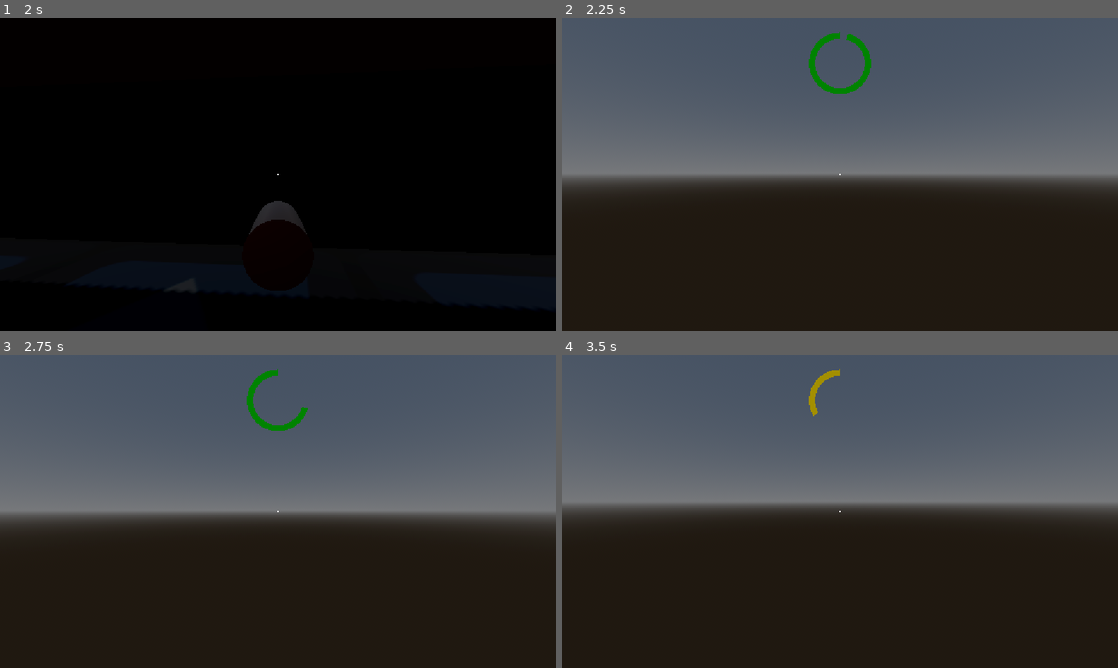
Above: before the commit, frames 1-4 (two rows, left to right).
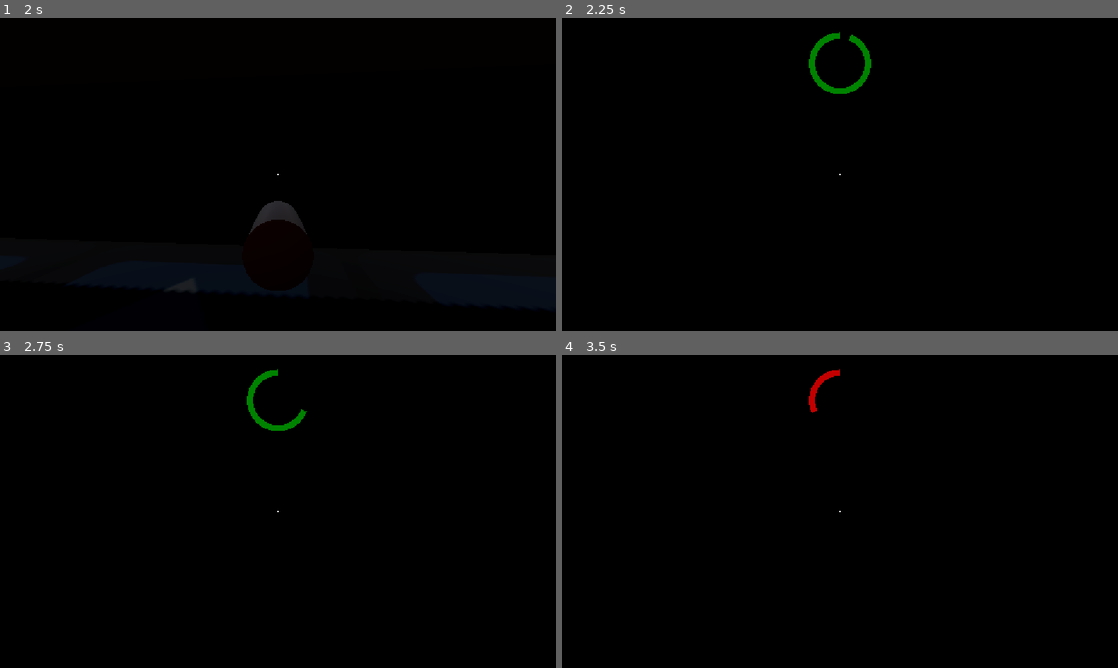
Above: after the commit, the same moments.

Repository: tmrupp/LD60
Game: Godot game, scene res://scenes/fps_test.tscn
The game is run twice, just before and just after one commit, with the same random seed, the same clock (stepped at 60 frames per second) and the same inputs. The engine's default icon, where the game draws it, is replaced by a stand-in: a white triangle on a blue panel in a dark square.
Inputs (mouse positions are in pixels of both pictures, inside the frame that each line leads up to):
- Up to frame 1 (2 s): tap Enter at 0.5 s; move the mouse to (305, 174) at 0.52 s; hold R (recall, bound only after the commit) 0.53-1.28 s; hold W (forward) from 0.53 s (still down); tap Space (jump) at 0.77, 1.52 s; move the mouse to (250, 174) at 1.27 s; click (250, 174) at 1.35 s; tap R (recall, bound only after the commit) at 1.55 s
- Up to frame 2 (2.25 s): keep holding W (forward); move the mouse to (851, 168) at 2.02 s; hold R (recall, bound only after the commit) from 2.03 s (still down)
- Up to frame 3 (2.75 s): keep holding W (forward); keep holding R (recall, bound only after the commit)
- Up to frame 4 (3.5 s): keep holding W (forward); move the mouse to (834, 517) at 2.77 s; release R (recall, bound only after the commit) at 2.78 s; tap R (recall, bound only after the commit) at 2.85 s; tap Space (jump) at 3.02 s

Frame 1 is identical in both runs. In frame 2, 99% of the frame differs, in the area x 0-100%, y 0-100%; in frame 3, 100%; in frame 4, 100%.

Commit message:
change bullet to use raycast

Diff:
--- a/project.godot
+++ b/project.godot
@@ -52,6 +52,11 @@
 "events": [Object(InputEventMouseButton,"resource_local_to_scene":false,"resource_name":"","device":-1,"window_id":0,"a …(258 unchanged characters)…
 ]
 }
+recall={
+"deadzone": 0.2,
+"events": [Object(InputEventKey,"resource_local_to_scene":false,"resource_name":"","device":-1,"window_id":0,"alt_pressed":false,"shift_pressed":false,"ctrl_pressed":false,"meta_pressed":false,"pressed":false,"keycode":0,"physical_keycode":82,"key_label":0,"unicode":114,"location":0,"echo":false,"script":null)
+]
+}
 
 [physics]
 
--- a/scenes/bullet.tscn
+++ b/scenes/bullet.tscn
@@ -14,10 +14,6 @@
 bottom_radius = 0.025
 height = 0.1
 
-[sub_resource type="CylinderShape3D" id="CylinderShape3D_eav63"]
-height = 0.1
-radius = 0.025
-
 [node name="Bullet" type="Node3D" unique_id=108419687]
 script = ExtResource("1_mkf8s")
 
@@ -28,8 +24,5 @@
 transform = Transform3D(1, 0, 0, 0, -4.371139e-08, 1, 0, -1, -4.371139e-08, 0, 0, 0)
 mesh = SubResource("CylinderMesh_sfylq")
 
-[node name="Area3D" type="Area3D" parent="." unique_id=298854666]
-
-[node name="CollisionShape3D" type="CollisionShape3D" parent="Area3D" unique_id=892858590]
-transform = Transform3D(1, 0, 0, 0, -4.371139e-08, 1, 0, -1, -4.371139e-08, 0, 0, 0)
-shape = SubResource("CylinderShape3D_eav63")
+[node name="RayCast3D" type="RayCast3D" parent="." unique_id=941909154]
+target_position = Vector3(0, 0, -0.5)
--- a/scripts/bottle.gd
+++ b/scripts/bottle.gd
@@ -2,7 +2,7 @@
 
 @onready var break_sfx: AudioStreamPlayer = $BreakSFX
 
-func receive_impact(impact_point_world : Vector3):
+func receive_impact():
 	break_sfx.play()
 
 func yield_ricochets() -> int:
--- a/scripts/bullet.gd
+++ b/scripts/bullet.gd
@@ -1,6 +1,6 @@
 extends Node3D
 
-@onready var area_3d: Area3D = $Area3D
+@onready var ray_cast_3d: RayCast3D = $RayCast3D
 @onready var camera: Camera3D = $Camera3D
 
 const SPEED = 20
@@ -15,7 +15,6 @@
 var camera_pos_during_aiming : Vector3 = Vector3.ZERO
 
 func _ready() -> void:
-	area_3d.body_entered.connect(_on_body_entered)
 	flying = true
 	ignore_collision = null
 	camera_pos_during_flight = camera.position
@@ -23,6 +22,8 @@
 func _physics_process(delta: float) -> void:
 	if flying:
 		position += SPEED * delta * (global_basis * Vector3.FORWARD)
+		if ray_cast_3d.is_colliding():
+			on_raycast_collision()
 
 func _unhandled_input(event: InputEvent) -> void:
 	if not flying:
@@ -42,6 +43,9 @@
 
 			var tween = get_tree().create_tween().bind_node(self)
 			tween.tween_property(camera, "position", camera_pos_during_flight, 0.1)
+	else: # if flying
+		if event.is_action_pressed("recall"):
+			pass
 
 	if event is InputEventKey and event.pressed and event.keycode == KEY_ESCAPE:
 		if Input.mouse_mode == Input.MOUSE_MODE_CAPTURED:
@@ -50,7 +54,9 @@
 			Input.mouse_mode = Input.MOUSE_MODE_CAPTURED
 
 var body
-func _on_body_entered(other : Node3D):
+func on_raycast_collision():
+	var other = ray_cast_3d.get_collider()
+
 	if ignore_collision != null and other == ignore_collision:
 		return
 
@@ -64,7 +70,7 @@
 	ignore_collision = other
 
 	if "receive_impact" in other:
-		other.receive_impact(Vector3.ZERO)
+		other.receive_impact()
 
 	# begin moving the camera to the position offset used for aiming
 	var tween = get_tree().create_tween().bind_node(self)
--- a/scripts/enemy.gd
+++ b/scripts/enemy.gd
@@ -16,7 +16,7 @@
 func die ():
 	queue_free()
 
-func receive_impact(v: Vector3):
+func receive_impact():
 	print("struck")
 	if has_node("Bandana"):
 		$Bandana/Bouncable.bounce(Vector3.UP)
--- a/scripts/saloon_light.gd
+++ b/scripts/saloon_light.gd
@@ -5,7 +5,7 @@
 @onready var light_off: MeshInstance3D = $LightOff
 @onready var spot_light_3d: SpotLight3D = $SpotLight3D
 
-func receive_impact(impact_point_world : Vector3):
+func receive_impact():
 	break_sfx.play()
 	light_on.hide()
 	light_off.show()
